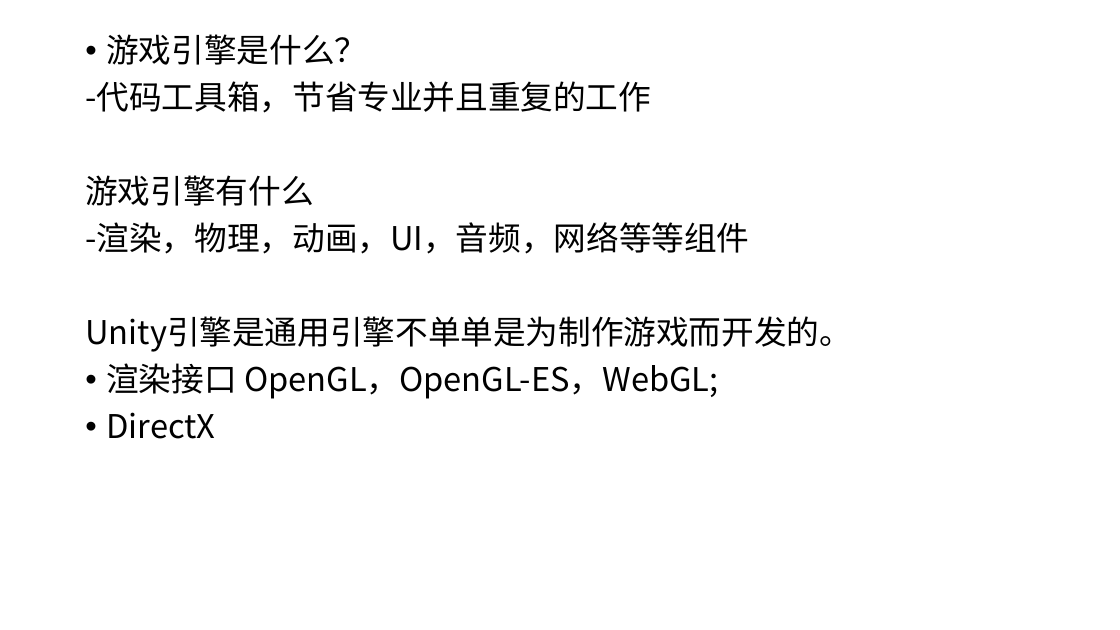
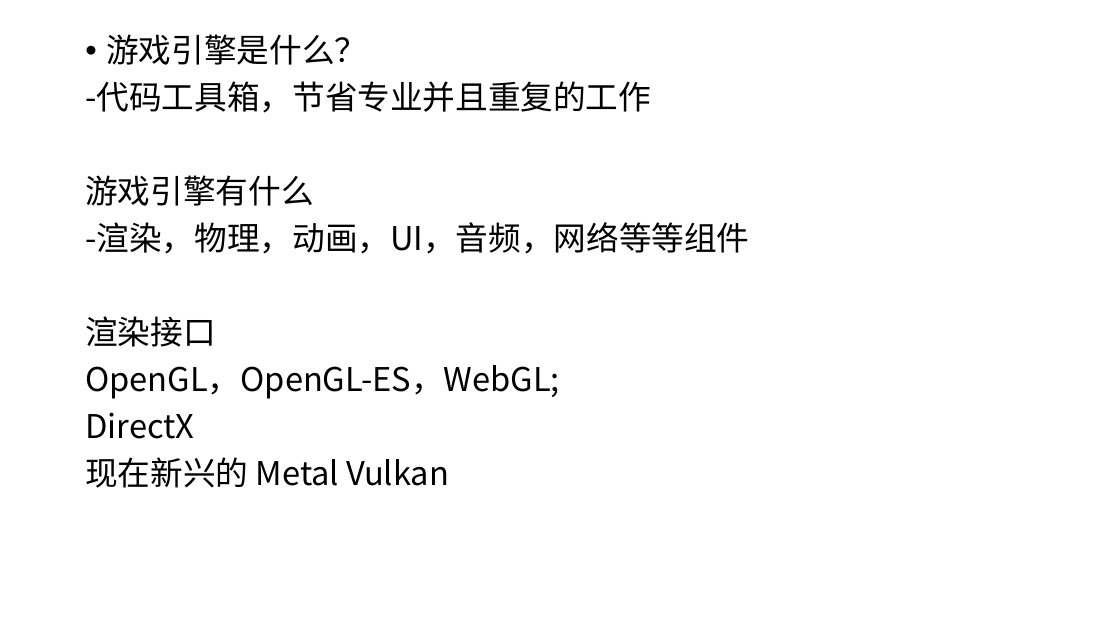
Before and after one commit to mshandle/GStar, a slide deck: slide 3 of Document/les1/les1PPT.pptx (slide 2 before the commit). Drawn at 1120x630 pixels with LibreOffice and Linux fonts; fonts in the diff are those of the drawing. Boxes give left, top, right and bottom in pixels: in the first picture for what was removed or moved away, otherwise in the second. Text is boxed around its words. In the diff, an @@ line names an element or a change of style, - is before the commit and + after.

```diff
--- a/Document/les1/les1PPT.pptx
+++ b/Document/les1/les1PPT.pptx
@@ text at box(85, 316, 560, 399): text changed @@
-Unity引擎是通用引擎不单单是为制作游戏而开发的。
-• 渲染接口 OpenGL，OpenGL-ES，WebGL;
+渲染接口
+OpenGL，OpenGL-ES，WebGL;
@@ text at box(85, 412, 194, 439): bullet • to none @@
@@ text at box(85, 457, 449, 488): paragraph added @@
+现在新兴的 Metal Vulkan
```
Also in this commit, not shown: 1 other slide changed, 1 slide added, 3 other files.
